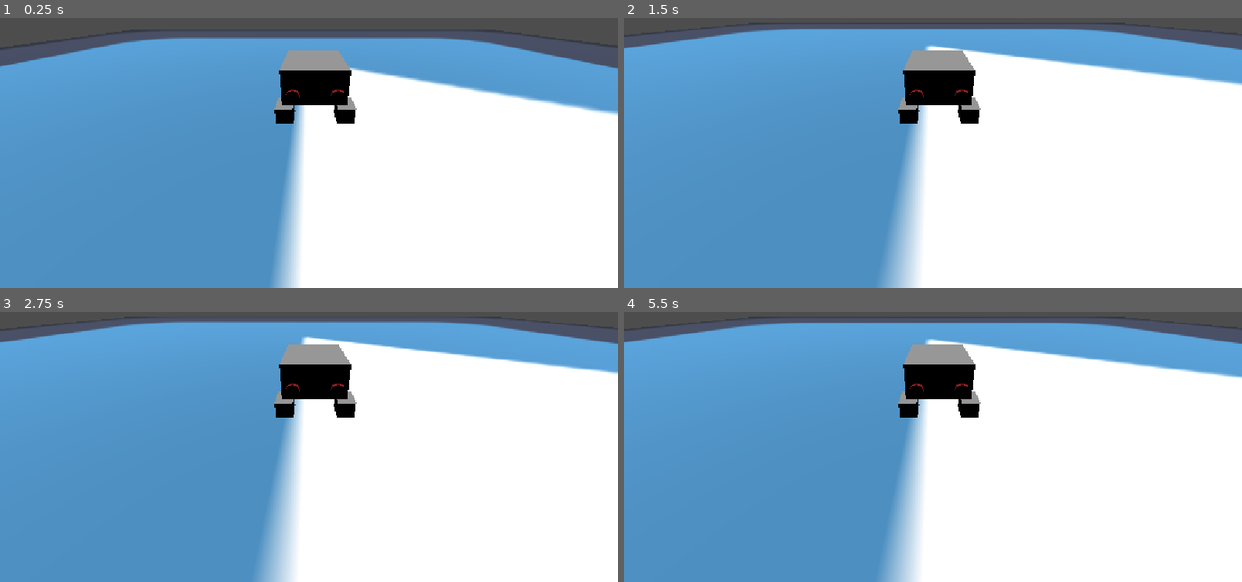
Above: before the commit, frames 1-4 (two rows, left to right).
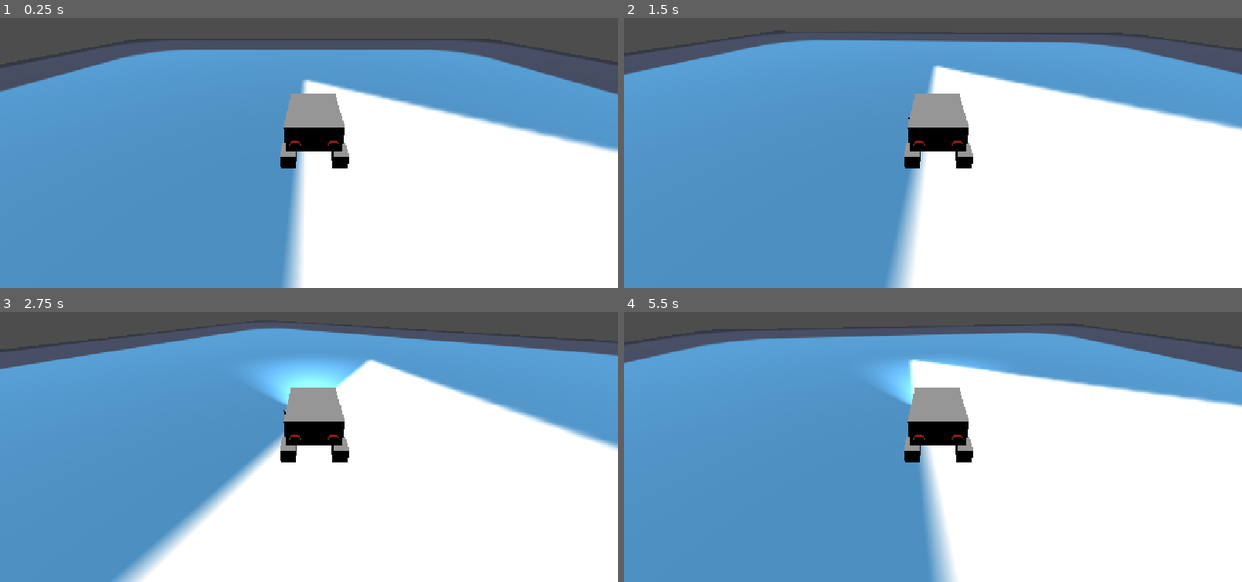
Above: after the commit, the same moments.

Repository: cgreen2048/CG-Endless-Interstate
Game: Godot game, scene res://game_level.tscn
Same seed, same stepped clock (60 frames per second), same inputs: the game is played once before the commit and once after it. The engine's default icon, where the game draws it, is replaced by a stand-in: a white triangle on a blue panel in a dark square.
Inputs:
- Up to frame 1 (0.25 s): no input
- Up to frame 2 (1.5 s): tap Enter (ui_accept) at 0.5, 0.77, 1.25 s; hold D (Turn Right) 0.53-1.28 s; tap Space (Toggle Headlights, bound only after the commit) at 0.6, 1.35 s; hold S (Move Backward) from 1.28 s (still down)
- Up to frame 3 (2.75 s): tap Enter (ui_accept) at 1.52 s; release S (Move Backward) at 2.03 s; hold D (Turn Right) from 2.03 s (still down); tap Space (Toggle Headlights, bound only after the commit) at 2.1 s
- Up to frame 4 (5.5 s): release D (Turn Right) at 2.78 s; hold W (Move Forward) 2.78-3.53 s; tap Space (Toggle Headlights, bound only after the commit) every 0.75 s from 2.85 to 5.1 s; tap Enter (ui_accept) at 3.02, 3.77, 4.52, 5 s; hold A (Turn Left) 3.53-5.03 s; hold S (Move Backward) from 5.03 s (still down)

The runs differ from the first frame. In frame 1, 18% of the frame differs, in the area x 0-100%, y 4-100%; in frame 2, 20%; in frame 3, 30%, in the area x 0-100%, y 1-100%; in frame 4, 22%.

Commit message:
Added headlights, brake lights, functional braking, and car turning along with wheels

Diff:
--- a/game_level.tscn
+++ b/game_level.tscn
@@ -25,7 +25,7 @@
 transform = Transform3D(1, 0, 0, 0, 1, 0, 0, 0, 1, -0.23293996, 0.81276035, -0.3253832)
 
 [node name="Camera3D" type="Camera3D" parent="PlayableCharacter" unique_id=277500597]
-transform = Transform3D(1, 0, 0, 0, 0.8660342, 0.49998486, 0, -0.49998486, 0.8660342, -0.071120024, 1.4552321, 2.417239)
+transform = Transform3D(1, 0, 0, 0, 0.8660342, 0.49998486, 0, -0.49998486, 0.8660342, -0.071120024, 2.1577094, 2.417239)
 fov = 85.712296
 
 [node name="DirectionalLight3D" type="DirectionalLight3D" parent="." unique_id=333523756]
--- a/playable_character.gd
+++ b/playable_character.gd
@@ -4,30 +4,62 @@
 # use to turn car tires
 @export var frontLeftWheel : CSGBox3D
 @export var frontRightWheel: CSGBox3D
+
 @export var leftBrakeLight: SpotLight3D
 @export var rightBrakeLight: SpotLight3D
 @export var leftBrakeLightNode: CSGCylinder3D
 @export var rightBrakeLightNode: CSGCylinder3D
 
+@export var leftHeadLight: SpotLight3D
+@export var rightHeadLight: SpotLight3D
+@export var leftHeadLightNode: CSGCylinder3D
+@export var rightHeadLightNode: CSGCylinder3D
+
 const MAX_SPEED = 25.0
 const MAX_WHEEL_ANGLE = 3.14159 / 6
 const ACCEL = 2.0
+const BRAKE_DECEL = 4.0
 const FRICTION = 1.0
 const ANGLE_ACCEL = 0.8
 const WHEEL_ACCEL = 0.4
+const CAR_TURN_RATE = 1.0
 
 var speed : float = 0.0
 var wheelAngle : float = 0.0
+var headlights : bool = false
+
+func _ready() -> void:
+	headlights = false
+
+	leftHeadLight.visible = false
+	rightHeadLight.visible = false
+	(leftHeadLightNode.material as StandardMaterial3D).emission_enabled = false
+	(rightHeadLightNode.material as StandardMaterial3D).emission_enabled = false
+
+	leftBrakeLight.visible = false
+	rightBrakeLight.visible = false
+	(leftBrakeLightNode.material as StandardMaterial3D).emission_enabled = false
+	(rightBrakeLightNode.material as StandardMaterial3D).emission_enabled = false
+
 
 func _physics_process(delta: float) -> void:
 	# Add the gravity.
 	if not is_on_floor():
 		velocity += get_gravity() * delta
 
-	leftBrakeLight.visible = Input.is_action_pressed("Move Backward") and speed > 0.0
-	rightBrakeLight.visible = Input.is_action_pressed("Move Backward") and speed > 0.0
-	(leftBrakeLightNode.material as StandardMaterial3D).emission_enabled = Input.is_action_pressed("Move Backward") and speed > 0.0
-	(rightBrakeLightNode.material as StandardMaterial3D).emission_enabled = Input.is_action_pressed("Move Backward") and speed > 0.0
+	if Input.is_action_just_pressed("Toggle Headlights"):
+		headlights = not headlights
+		leftHeadLight.visible = headlights
+		rightHeadLight.visible = headlights
+		(leftHeadLightNode.material as StandardMaterial3D).emission_enabled = headlights
+		(rightHeadLightNode.material as StandardMaterial3D).emission_enabled = headlights
+
+	var braking = Input.is_action_pressed("Brake")
+
+	leftBrakeLight.visible = braking
+	rightBrakeLight.visible = braking
+	(leftBrakeLightNode.material as StandardMaterial3D).emission_enabled = braking
+	(rightBrakeLightNode.material as StandardMaterial3D).emission_enabled = braking
 
 	# Handle jump.
 	#if Input.is_action_just_pressed("ui_accept") and is_on_floor():
@@ -65,6 +97,12 @@
 	# negative z is the default forward vector
 	var direction := -basis.z
 
+	if speed != 0:
+		var carRotation = wheelAngle * CAR_TURN_RATE * delta
+		if speed > 0.0:
+			rotate(basis.y.normalized(), carRotation)
+		else:
+			rotate(basis.y.normalized(), -carRotation)
 
 	# is_action_pressed accounts for holding down button
 	# is_action_just_pressed is for one time event
@@ -72,7 +110,18 @@
 		speed += delta * ACCEL
 
 	if Input.is_action_pressed("Move Backward"):
-		speed -= delta * ACCEL
+		if speed <= 0.0:
+			speed -= delta * ACCEL
+
+	if braking:
+		if speed > 0.0:
+			speed -= delta * BRAKE_DECEL
+			if speed < 0.0:
+				speed = 0.0
+		elif speed < 0.0:
+			speed += delta * BRAKE_DECEL
+			if speed > 0.0:
+				speed = 0.0
 
 
 
--- a/playable_character.tscn
+++ b/playable_character.tscn
@@ -8,19 +8,19 @@
 [sub_resource type="BoxShape3D" id="BoxShape3D_rqf30"]
 size = Vector3(0.2, 0.2, 0.3)
 
-[sub_resource type="StandardMaterial3D" id="StandardMaterial3D_8ym0e"]
-albedo_color = Color(0.54509807, 0, 0, 1)
-emission_enabled = true
-emission = Color(0.93333334, 0, 0.2, 1)
-emission_energy_multiplier = 2.0
-
 [sub_resource type="StandardMaterial3D" id="StandardMaterial3D_rqf30"]
 albedo_color = Color(0.54509807, 0, 0, 1)
 emission_enabled = true
 emission = Color(0.93333334, 0, 0.2, 1)
 emission_energy_multiplier = 2.0
 
-[node name="PlayableCharacter" type="CharacterBody3D" unique_id=454011323 node_paths=PackedStringArray("frontLeftWheel", "frontRightWheel", "leftBrakeLight", "rightBrakeLight", "leftBrakeLightNode", "rightBrakeLightNode")]
+[sub_resource type="StandardMaterial3D" id="StandardMaterial3D_8ym0e"]
+albedo_color = Color(0.54509807, 0, 0, 1)
+emission_enabled = true
+emission = Color(1, 1, 1, 1)
+emission_energy_multiplier = 5.0
+
+[node name="PlayableCharacter" type="CharacterBody3D" unique_id=454011323 node_paths=PackedStringArray("frontLeftWheel", "frontRightWheel", "leftBrakeLight", "rightBrakeLight", "leftBrakeLightNode", "rightBrakeLightNode", "leftHeadLight", "rightHeadLight", "leftHeadLightNode", "rightHeadLightNode")]
 script = ExtResource("1_1vpmt")
 frontLeftWheel = NodePath("FLWheel/CSGBox3D")
 frontRightWheel = NodePath("FRWheel/CSGBox3D")
@@ -28,6 +28,10 @@
 rightBrakeLight = NodePath("RightBrakeLight")
 leftBrakeLightNode = NodePath("LeftBrakeLightNode")
 rightBrakeLightNode = NodePath("RightBrakeLightNode")
+leftHeadLight = NodePath("LeftHeadLight")
+rightHeadLight = NodePath("RightHeadLight")
+leftHeadLightNode = NodePath("LeftHeadLightNode")
+rightHeadLightNode = NodePath("RightHeadLightNode")
 
 [node name="CarBody" type="CollisionShape3D" parent="." unique_id=989722533]
 transform = Transform3D(1, 0, 0, 0, 1, 0, 0, 0, 1, 0, 0.6730969, 0)
@@ -66,21 +70,41 @@
 size = Vector3(0.2, 0.2, 0.3)
 
 [node name="LeftBrakeLight" type="SpotLight3D" parent="." unique_id=1044733277]
-transform = Transform3D(-0.9994646, 0.016726308, 0.02812258, 0.016812656, 0.9998547, 0.0028367285, -0.028071044, 0.0033080247, -0.99960047, -0.28670847, 0.59245276, 0.5393819)
+transform = Transform3D(-0.9998477, 0.017452406, -8.7422244e-08, 0.0174523, 0.99984163, 0.0034906515, 6.1007675e-05, 0.0034901183, -0.9999939, -0.257, 0.592, 0.539)
 light_color = Color(0.93333334, 0, 0.2, 1)
 
 [node name="RightBrakeLight" type="SpotLight3D" parent="." unique_id=2065858189]
-transform = Transform3D(-0.9994646, 0.016726308, 0.02812258, 0.016812656, 0.9998547, 0.0028367285, -0.028071044, 0.0033080247, -0.99960047, 0.29364708, 0.59245276, 0.5393819)
+transform = Transform3D(-0.9998477, 0.017452406, -8.7422244e-08, 0.0174523, 0.99984163, 0.0034906515, 6.1007675e-05, 0.0034901183, -0.9999939, 0.246, 0.592, 0.539)
 light_color = Color(0.93333334, 0, 0.2, 1)
 
-[node name="LeftBrakeLightNode" type="CSGCylinder3D" parent="." unique_id=843976799]
-transform = Transform3D(-1.173147e-05, -0.0036091977, -0.9999936, -0.9999948, 0.0032504206, 0, 0.003250399, 0.9999882, -0.0036092163, -0.2511101, 0.5922431, 0.49960595)
+[node name="RightBrakeLightNode" type="CSGCylinder3D" parent="." unique_id=1108045560]
+transform = Transform3D(1.9106857e-15, -4.371139e-08, -1.0000001, -1.0000001, -4.371139e-08, 0, -4.3711392e-08, 1, -4.3711392e-08, 0.24647462, 0.5922431, 0.49960595)
+radius = 0.08
+height = 0.1
+material = SubResource("StandardMaterial3D_rqf30")
+
+[node name="LeftHeadLight" type="SpotLight3D" parent="." unique_id=1933884858]
+transform = Transform3D(0.9998477, -0.017452406, 0, 0.0174523, 0.99984163, 0.0034906515, -6.0920265e-05, -0.00349012, 0.9999939, -0.247, 0.592, -0.539)
+light_energy = 8.0
+
+[node name="RightHeadLight" type="SpotLight3D" parent="." unique_id=1357922379]
+transform = Transform3D(0.9998477, -0.017452406, 0, 0.0174523, 0.99984163, 0.0034906515, -6.0920265e-05, -0.00349012, 0.9999939, 0.25, 0.592, -0.539)
+light_energy = 8.0
+
+[node name="LeftHeadLightNode" type="CSGCylinder3D" parent="." unique_id=1720210729]
+transform = Transform3D(1.9106857e-15, -4.371139e-08, 1.0000001, -1.0000001, -4.371139e-08, 0, 4.3711392e-08, -1, -4.3711392e-08, -0.251, 0.592, -0.5)
 radius = 0.08
 height = 0.1
 material = SubResource("StandardMaterial3D_8ym0e")
 
-[node name="RightBrakeLightNode" type="CSGCylinder3D" parent="." unique_id=1108045560]
-transform = Transform3D(-1.173147e-05, -0.0036091977, -0.9999936, -0.9999948, 0.0032504206, 0, 0.003250399, 0.9999882, -0.0036092163, 0.24647462, 0.5922431, 0.49960595)
+[node name="RightHeadLightNode" type="CSGCylinder3D" parent="." unique_id=2146083441]
+transform = Transform3D(1.9106857e-15, -4.371139e-08, 1.0000001, -1.0000001, -4.371139e-08, 0, 4.3711392e-08, -1, -4.3711392e-08, 0.25, 0.592, -0.5)
+radius = 0.08
+height = 0.1
+material = SubResource("StandardMaterial3D_8ym0e")
+
+[node name="LeftBrakeLightNode" type="CSGCylinder3D" parent="." unique_id=362769124]
+transform = Transform3D(1.9106857e-15, -4.371139e-08, -1.0000001, -1.0000001, -4.371139e-08, 0, -4.3711392e-08, 1, -4.3711392e-08, -0.25, 0.592, 0.5)
 radius = 0.08
 height = 0.1
 material = SubResource("StandardMaterial3D_rqf30")
--- a/project.godot
+++ b/project.godot
@@ -42,6 +42,16 @@
 "events": [Object(InputEventKey,"resource_local_to_scene":false,"resource_name":"","device":-1,"window_id":0,"alt_press …(192 unchanged characters)…
 ]
 }
+Brake={
+"deadzone": 0.2,
+"events": [Object(InputEventKey,"resource_local_to_scene":false,"resource_name":"","device":-1,"window_id":0,"alt_pressed":false,"shift_pressed":false,"ctrl_pressed":false,"meta_pressed":false,"pressed":false,"keycode":0,"physical_keycode":4194325,"key_label":0,"unicode":0,"location":0,"echo":false,"script":null)
+]
+}
+"Toggle Headlights"={
+"deadzone": 0.2,
+"events": [Object(InputEventKey,"resource_local_to_scene":false,"resource_name":"","device":-1,"window_id":0,"alt_pressed":false,"shift_pressed":false,"ctrl_pressed":false,"meta_pressed":false,"pressed":false,"keycode":0,"physical_keycode":32,"key_label":0,"unicode":32,"location":0,"echo":false,"script":null)
+]
+}
 
 [physics]
 
